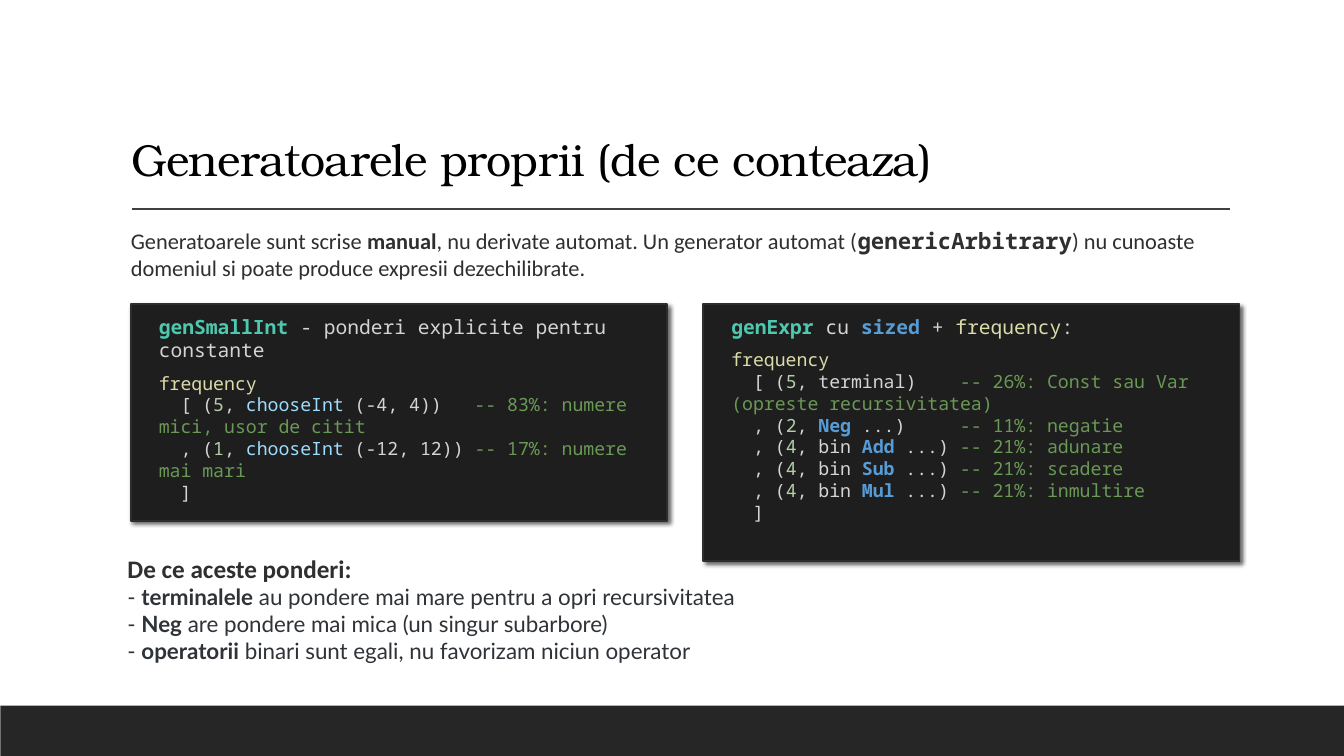
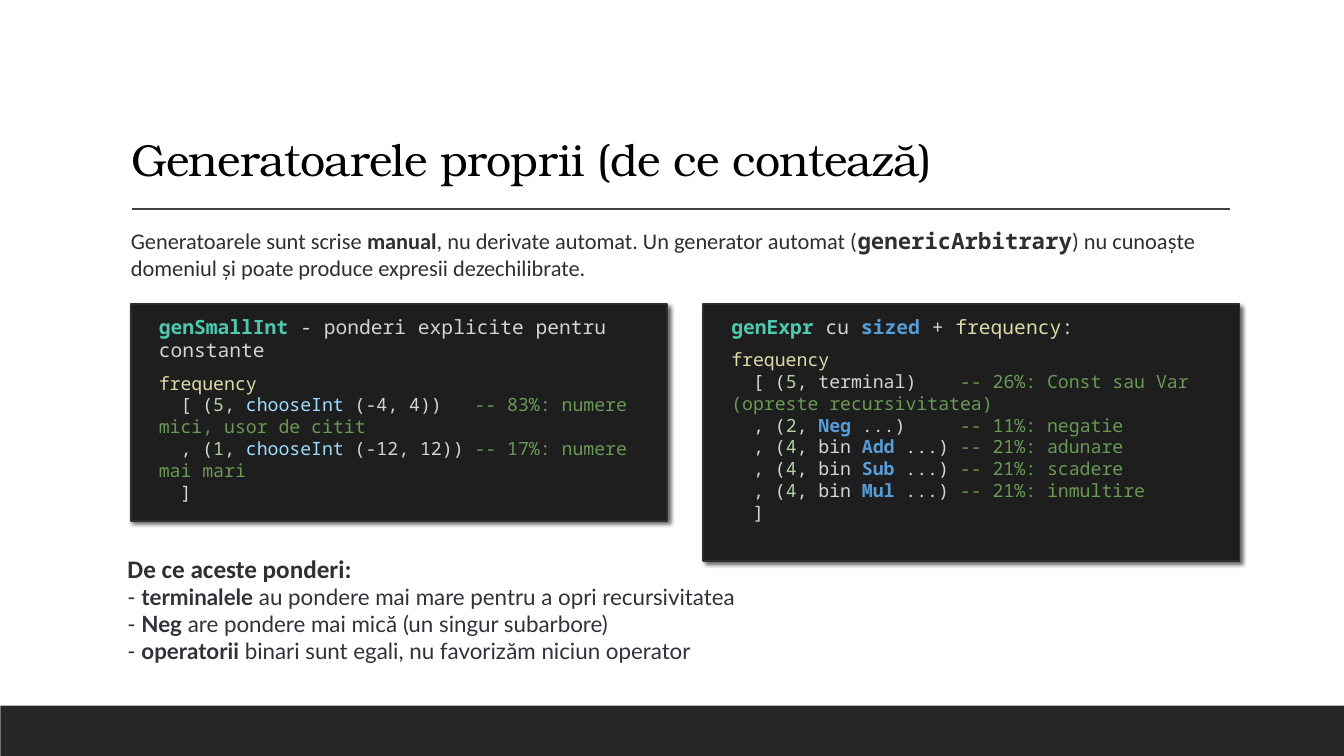
Before and after one commit to alexandrunite/MFIS_Project, a slide deck: slide 11 of Testarea property-based folosind QuickCheck.pptx. Drawn at 1344x756 pixels with LibreOffice and Linux fonts; fonts in the diff are those of the drawing. Boxes give left, top, right and bottom in pixels: in the first picture for what was removed or moved away, otherwise in the second. Text is boxed around its words. In the diff, an @@ line names an element or a change of style, - is before the commit and + after.

```diff
--- a/Testarea property-based folosind QuickCheck.pptx
+++ b/Testarea property-based folosind QuickCheck.pptx
@@ title at (x1=131, y1=144, x2=932, y2=187): text changed @@
-Generatoarele proprii (de ce conteaza)
+Generatoarele proprii (de ce contează)
@@ text at (x1=131, y1=231, x2=1195, y2=280): text changed @@
-Generatoarele sunt scrise manual, nu derivate automat. Un generator automat (genericArbitrary) nu cunoaste domeniul si poate produce expresii dezechilibrate.
+Generatoarele sunt scrise manual, nu derivate automat. Un generator automat (genericArbitrary) nu cunoaște domeniul și poate produce expresii dezechilibrate.
@@ text at (x1=141, y1=615, x2=691, y2=663): text changed @@
-- Neg are pondere mai mica (un singur subarbore)
-- operatorii binari sunt egali, nu favorizam niciun operator
+- Neg are pondere mai mică (un singur subarbore)
+- operatorii binari sunt egali, nu favorizăm niciun operator
```
Also in this commit, not shown: 15 other slides changed, 1 slide added, 8 other files.
